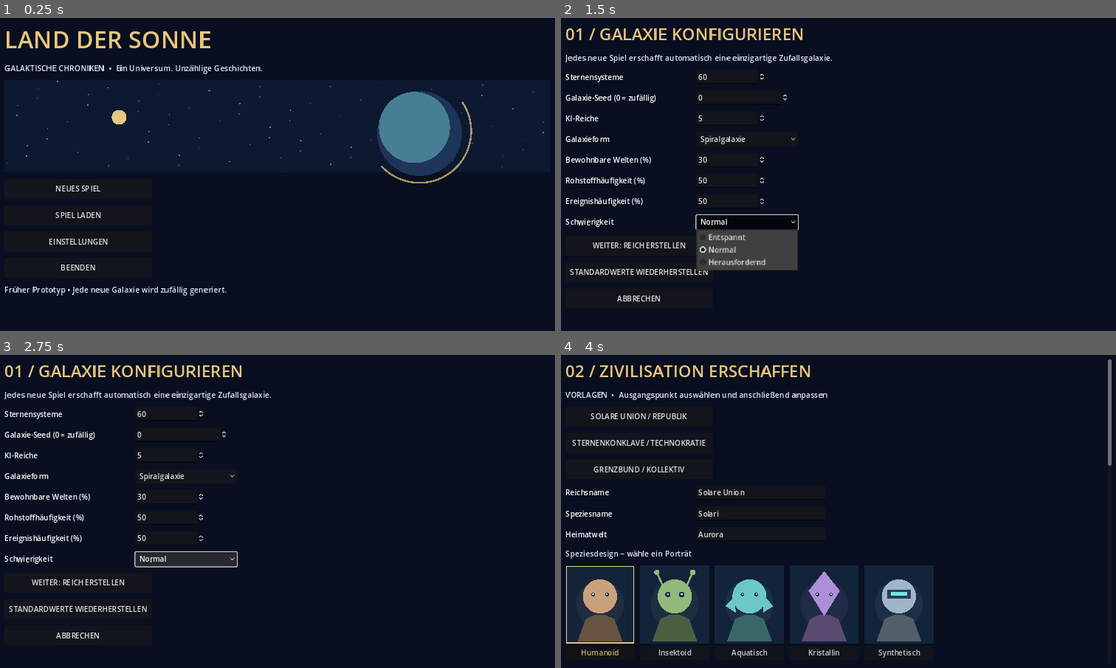
Above: before the commit, frames 1-4 (two rows, left to right).
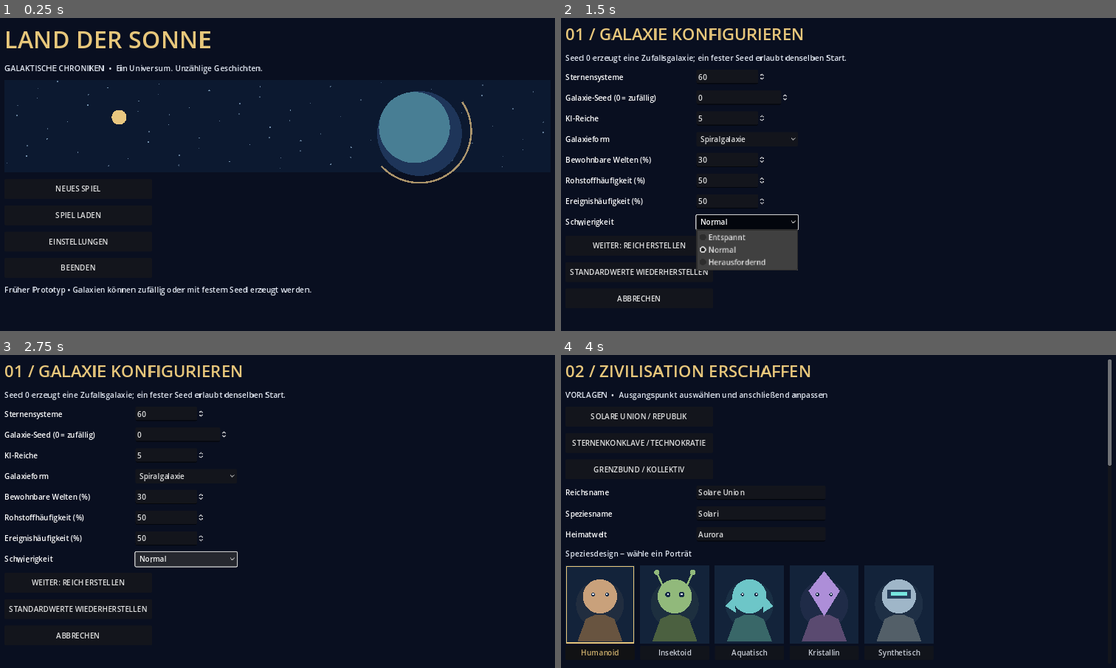
Above: after the commit, the same moments.

Repository: justuslaier-cmyk/Land-der-Sonne
Game: Godot game, scene res://scenes/galaxy.tscn
The game is run twice, just before and just after one commit, with the same random seed, the same clock (stepped at 60 frames per second) and the same inputs.
Inputs:
- Up to frame 1 (0.25 s): no input
- Up to frame 2 (1.5 s): click "NEUES SPIEL" at 0.5 s; click "Normal" at 1.25 s
- Up to frame 3 (2.75 s): click "Normal" at 2 s
- Up to frame 4 (4 s): click "Spiralgalaxie" at 2.75 s; click "WEITER: REICH ERSTELLEN" at 3.5 s

The runs differ from the first frame. In frame 1, 0.5% of the frame differs, in the area x 12-57%, y 85-89%; in frame 2, 0.6%, in the area x 0-52%, y 11-15%; in frame 3, 0.6%; in frame 4, nothing differs.

Commit message:
Phase 2 pass 3: fix stale AI limits on galaxy resize and surface empire validation

Diff:
--- a/game/scripts/galaxy/galaxy_ui.gd
+++ b/game/scripts/galaxy/galaxy_ui.gd
@@ -143,7 +143,7 @@
     _button("SPIEL LADEN", _load_game)
     _button("EINSTELLUNGEN", _show_options)
     _button("BEENDEN", func(): get_tree().quit())
-    _label("Früher Prototyp • Jede neue Galaxie wird zufällig generiert.")
+    _label("Früher Prototyp • Galaxien können zufällig oder mit festem Seed erzeugt werden.")
 
 func _show_options() -> void:
     screen = "options"
@@ -169,7 +169,12 @@
     spin.step = step
     spin.value = int(settings[key])
     spin.custom_minimum_size.x = 150
-    spin.value_changed.connect(func(value: float): settings[key] = int(value))
+    spin.value_changed.connect(func(value: float):
+        settings[key] = int(value)
+        if key == "size":
+            settings["ai_count"] = mini(int(settings["ai_count"]), mini(20, int(value) / 5))
+            _show_settings()
+    )
     row.add_child(spin)
 
 func _choice(label_text: String, values: Array, dict: Dictionary, key: String) -> void:
@@ -221,7 +226,7 @@
     screen = "settings"
     _clear()
     _title("01 / GALAXIE KONFIGURIEREN")
-    _label("Jedes neue Spiel erschafft automatisch eine einzigartige Zufallsgalaxie.")
+    _label("Seed 0 erzeugt eine Zufallsgalaxie; ein fester Seed erlaubt denselben Start.")
     _spin("Sternensysteme", "size", 20, 250, 10)
     _seed_input()
     _spin("KI-Reiche", "ai_count", 0, mini(20, int(settings["size"]) / 5))
@@ -341,7 +346,17 @@
         root.add_child(trait_button)
     _label("Schiffsarchitektur – Vorschau")
     _ship_gallery()
-    _button("WEITER: ZUSAMMENFASSUNG", _show_review)
+    _button("WEITER: ZUSAMMENFASSUNG", func():
+        var error := GalaxyModel.validate(settings, empire)
+        if error != "":
+            notice = error
+            _show_empire()
+        else:
+            notice = ""
+            _show_review()
+    )
+    if notice != "":
+        _label("Eingabe prüfen: " + notice)
     _button("ZURÜCK ZU GALAXIEEINSTELLUNGEN", _show_settings)
     _button("ABBRECHEN", _cancel_new_game)
 
